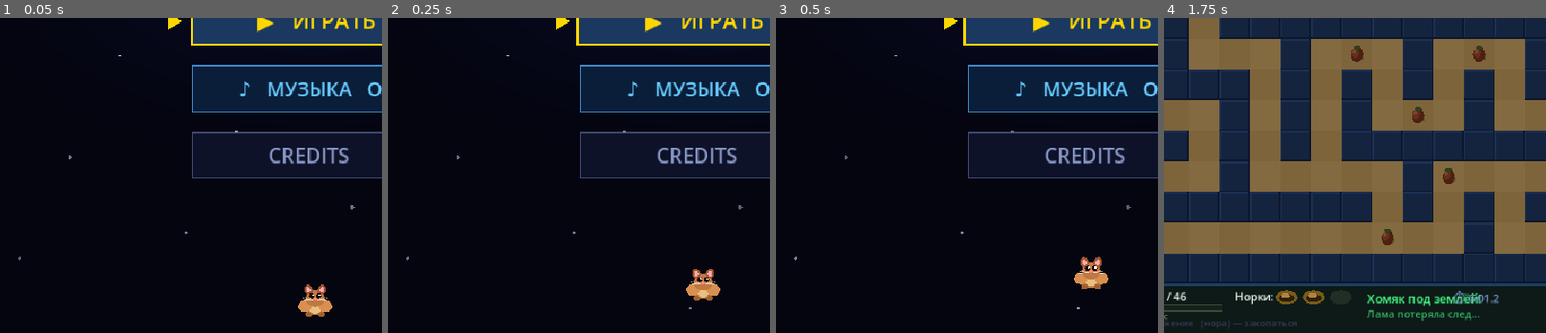
Above: before the commit, frames 1-4 (left to right).
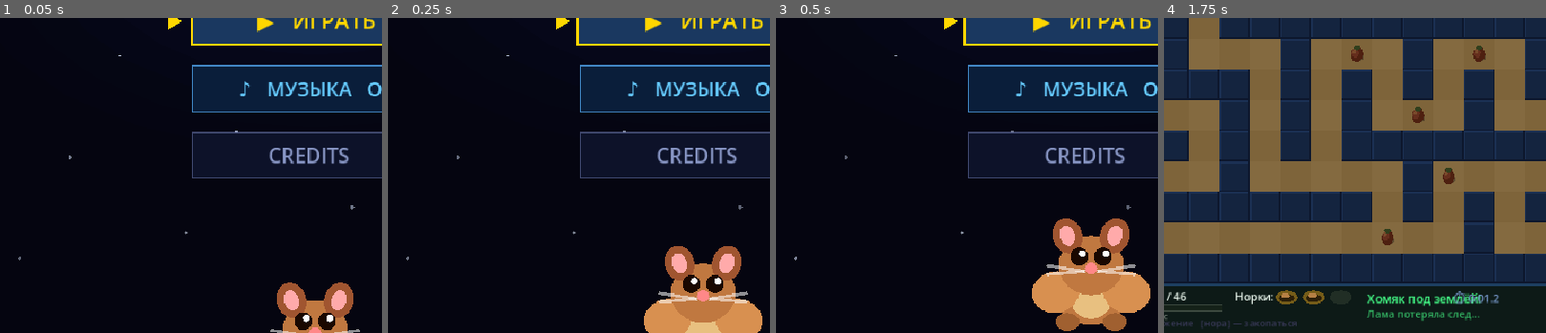
Above: after the commit, the same moments.

Repository: AndriiDiabolus/Diabolus-repository-Godot4-hamster-maze
Game: Godot game, scene res://scenes/Main.tscn
Same seed, same stepped clock (60 frames per second), same inputs: the game is played once before the commit and once after it.
Inputs (mouse positions are % of the whole screen's width and height, from its top left):
- Up to frame 1 (0.05 s): no input
- Up to frame 2 (0.25 s): no input
- Up to frame 3 (0.5 s): no input
- Up to frame 4 (1.75 s): tap Enter at 0.5, 0.6 s; move the mouse to (72, 45) at 0.52 s; hold D 0.53-1.25 s; click (72, 45) at 0.67 s; tap Space at 0.77 s; drag from (30, 55) to (45, 70) at 1.27 s
The pictures show only the part of the screen within x 9-59%, y 50-100%; the shares and areas given below are measured in that part.

The runs differ from the first frame. In frame 1, 2.3% of the frame differs, in the area x 70-95%, y 83-100%; in frame 2, 5.6%; in frame 3, 6.7%, in the area x 67-98%, y 63-100%; in frame 4, nothing differs.

Commit message:
fix: scale up menu animation characters (HSC=3.5, LSC=3.0, chase 3.0/1.7)

Diff:
--- a/scripts/main.gd
+++ b/scripts/main.gd
@@ -908,27 +908,27 @@
 		return
 	var t := _menu_anim_t
 	if t >= 95 and t < 140:
-		# Хомяк убегает вправо
+		# Хомяк убегает вправо (sc=3.5, cy=694, ноги на 694+42=736)
 		var hx: float = 450.0 + float(t - 95) * 9.5
-		_menu_dust.append({x=hx - 16.0, y=680.0, r=5.0 + randf() * 3.0, life=16, max_life=16})
+		_menu_dust.append({x=hx - 40.0, y=735.0, r=9.0 + randf() * 5.0, life=18, max_life=18})
 	elif t >= 242 and t < 286:
-		# Лама убегает влево
+		# Лама убегает влево (sc=3.0, cy=700, ноги на 700+48=748)
 		var lx: float = 450.0 - float(t - 242) * 10.5
-		_menu_dust.append({x=lx + 16.0, y=676.0, r=5.0 + randf() * 3.0, life=16, max_life=16})
+		_menu_dust.append({x=lx + 40.0, y=740.0, r=9.0 + randf() * 5.0, life=18, max_life=18})
 	elif t >= MENU_INTRO_DUR:
 		var lt: int = t - MENU_INTRO_DUR
-		# Большая дорожка: лево→право
-		var p1: int = 320
+		# Большая дорожка: лево→право (sc=3.0, cy=706, ноги на 706+36=742)
+		var p1: int = 340
 		var t1: int = lt % p1
 		if t1 > 0 and t1 < p1 - 5:
-			var hx1: float = -60.0 + float(t1) / float(p1) * float(C.W + 120)
-			_menu_dust.append({x=hx1 - 18.0, y=679.0, r=7.0 + randf() * 3.0, life=18, max_life=18})
-		# Малая дорожка: право→лево
-		var p2: int = 250
+			var hx1: float = -80.0 + float(t1) / float(p1) * float(C.W + 160)
+			_menu_dust.append({x=hx1 - 45.0, y=740.0, r=10.0 + randf() * 5.0, life=20, max_life=20})
+		# Малая дорожка: право→лево (sc=1.7, cy=672, ноги на 672+20=692)
+		var p2: int = 260
 		var t2: int = lt % p2
 		if t2 > 0 and t2 < p2 - 5:
-			var hx2: float = float(C.W) + 60.0 - float(t2) / float(p2) * float(C.W + 120.0)
-			_menu_dust.append({x=hx2 + 12.0, y=695.0, r=4.0 + randf() * 2.0, life=14, max_life=14})
+			var hx2: float = float(C.W) + 80.0 - float(t2) / float(p2) * float(C.W + 160.0)
+			_menu_dust.append({x=hx2 + 30.0, y=690.0, r=5.0 + randf() * 3.0, life=14, max_life=14})
 
 
 # ── Menu animation: main dispatcher ───────────────────────────────────
@@ -949,45 +949,47 @@
 # ── Menu animation: intro (однократная, ~285 кадров) ──────────────────
 func _draw_menu_intro_anim(t: int) -> void:
 	var cx: float = 450.0
-	var cy: float = 678.0
+	var cy: float = 694.0   # центр хомяка (ноги на ~736, уши на ~636)
 	var font := ThemeDB.fallback_font
+	const HSC: float = 3.5  # масштаб хомяка в интро
+	const LSC: float = 3.0  # масштаб ламы в интро
 
 	# ── Хомяк (t = 0..139) ──────────────────────────────────────────
 	if t < 140:
 		var hx: float = cx
 		var hy: float = cy
-		var sc: float = 1.0
+		var sc: float = HSC
 		var flip: float = 1.0  # 1 = лицом влево (default), -1 = лицом вправо
 
 		if t < 22:
 			# Появление: выезжает снизу
-			hy = cy + 35.0 * (1.0 - float(t) / 22.0)
+			hy = cy + 80.0 * (1.0 - float(t) / 22.0)
 		elif t < 45:
 			# Смотрит влево (по умолчанию)
-			hy = cy + sin(float(t) * 0.35) * 2.5
+			hy = cy + sin(float(t) * 0.35) * 8.0
 		elif t < 68:
 			# Смотрит вправо
 			flip = -1.0
-			hy = cy + sin(float(t) * 0.35) * 2.5
+			hy = cy + sin(float(t) * 0.35) * 8.0
 		elif t < 80:
 			# Заметил что-то — быстрый bob, смотрит вправо
 			flip = -1.0
-			hy = cy + sin(float(t) * 0.9) * 4.0
+			hy = cy + sin(float(t) * 0.9) * 12.0
 		elif t < 95:
 			# Прыжок от испуга
 			var jt: float = float(t - 80) / 15.0
-			hy = cy - sin(jt * PI) * 32.0
-			sc = 1.0 + sin(jt * PI) * 0.14
+			hy = cy - sin(jt * PI) * 110.0
+			sc = HSC * (1.0 + sin(jt * PI) * 0.14)
 			flip = -1.0
 		else:
 			# Убегает вправо
 			var rt: float = float(t - 95)
 			hx = cx + rt * 9.5
 			flip = -1.0
-			hy = cy + sin(rt * 0.75) * 5.0
-			sc = 0.95 + sin(rt * 0.75 + 0.5) * 0.08
-
-		if hx > -60.0 and hx < C.W + 60.0:
+			hy = cy + sin(rt * 0.75) * 18.0
+			sc = HSC * (0.95 + sin(rt * 0.75 + 0.5) * 0.08)
+
+		if hx > -120.0 and hx < C.W + 120.0:
 			draw_set_transform(Vector2(hx, hy), 0.0, Vector2(flip * sc, sc))
 			_draw_hamster(0, 0, false)
 			draw_set_transform(Vector2.ZERO, 0.0, Vector2.ONE)
@@ -995,15 +997,15 @@
 		# "!" при испуге
 		if t >= 80 and t < 95:
 			var excl_a: float = 1.0 - float(t - 80) / 15.0
-			draw_string(font, Vector2(hx + 18, hy - 42), "!",
-				HORIZONTAL_ALIGNMENT_LEFT, -1, 26, Color(1.0, 0.95, 0.2, excl_a))
+			draw_string(font, Vector2(hx + 65, hy - 150), "!",
+				HORIZONTAL_ALIGNMENT_LEFT, -1, 48, Color(1.0, 0.95, 0.2, excl_a))
 
 	# ── Лама (t = 162..284) ─────────────────────────────────────────
 	if t >= 162:
 		var lt: float = float(t - 162)
 		var lx: float = cx
-		var ly: float = cy - 6.0
-		var lsc: float = 1.0
+		var ly: float = cy + 6.0   # лама чуть ниже (выше хомяка)
+		var lsc: float = LSC
 		var lflip: float = 1.0  # лицом влево (идёт влево)
 		var is_red: bool = false
 
@@ -1012,17 +1014,17 @@
 			var frac: float = lt / 46.0
 			lx = C.W + 65.0 - frac * (C.W + 65.0 - cx)
 			lflip = 1.0
-			ly = cy - 6.0 + sin(lt * 0.5) * 3.5
+			ly = cy + 6.0 + sin(lt * 0.5) * 12.0
 		elif t < 224:
 			# Осматривается
 			var at: float = float(t - 208)
 			lflip = 1.0 if at < 8.0 else -1.0
-			ly = cy - 6.0 + sin(at * 0.45) * 2.5
+			ly = cy + 6.0 + sin(at * 0.45) * 8.0
 		elif t < 242:
 			# Прыжок + краснеет
 			var jt2: float = float(t - 224) / 18.0
-			ly = cy - 6.0 - sin(jt2 * PI) * 30.0
-			lsc = 1.0 + sin(jt2 * PI) * 0.13
+			ly = cy + 6.0 - sin(jt2 * PI) * 95.0
+			lsc = LSC * (1.0 + sin(jt2 * PI) * 0.13)
 			is_red = t >= 232
 			lflip = -1.0  # смотрит вправо (куда убежал хомяк)
 		else:
@@ -1030,10 +1032,10 @@
 			var rt2: float = float(t - 242)
 			lx = cx - rt2 * 10.5
 			lflip = 1.0
-			ly = cy - 6.0 + sin(rt2 * 0.7) * 4.5
+			ly = cy + 6.0 + sin(rt2 * 0.7) * 15.0
 			is_red = true
 
-		if lx > -80.0 and lx < C.W + 80.0:
+		if lx > -120.0 and lx < C.W + 120.0:
 			draw_set_transform(Vector2(lx, ly), 0.0, Vector2(lflip * lsc, lsc))
 			_draw_llama(0, 0, "patrol", is_red)
 			draw_set_transform(Vector2.ZERO, 0.0, Vector2.ONE)
@@ -1041,37 +1043,39 @@
 		# "!!" когда лама видит следы хомяка
 		if t >= 224 and t < 242:
 			var excl_a2: float = 1.0 - float(t - 224) / 18.0
-			draw_string(font, Vector2(lx + 20, ly - 58), "!!",
-				HORIZONTAL_ALIGNMENT_LEFT, -1, 24, Color(1.0, 0.3, 0.3, excl_a2))
+			draw_string(font, Vector2(lx + 70, ly - 175), "!!",
+				HORIZONTAL_ALIGNMENT_LEFT, -1, 44, Color(1.0, 0.3, 0.3, excl_a2))
 
 
 # ── Menu animation: looping chase ─────────────────────────────────────
 func _draw_menu_chase(lt: int) -> void:
-	# Малая дорожка (фон): право→лево, синяя лама
-	var p2: int = 250
+	# Малая дорожка (дальше, выше): право→лево, синяя лама, sc=1.7
+	var p2: int = 260
 	var t2: int = lt % p2
-	var hx2: float = float(C.W) + 60.0 - float(t2) / float(p2) * float(C.W + 120.0)
-	var cy2: float = 695.0
-	var sc2: float = 0.65
-
-	draw_set_transform(Vector2(hx2 + 52.0, cy2 - 4.0), 0.0, Vector2(sc2, sc2))
+	var hx2: float = float(C.W) + 80.0 - float(t2) / float(p2) * float(C.W + 160.0)
+	var cy2: float = 672.0
+	var sc2: float = 1.7
+	var bob2: float = sin(float(lt) * 0.18) * 6.0
+
+	draw_set_transform(Vector2(hx2 + 55.0, cy2 + bob2), 0.0, Vector2(sc2, sc2))
 	_draw_llama(0, 0, "chase", false)
 	draw_set_transform(Vector2.ZERO, 0.0, Vector2.ONE)
-	draw_set_transform(Vector2(hx2, cy2), 0.0, Vector2(sc2, sc2))
+	draw_set_transform(Vector2(hx2, cy2 + bob2), 0.0, Vector2(sc2, sc2))
 	_draw_hamster(0, 0, false)
 	draw_set_transform(Vector2.ZERO, 0.0, Vector2.ONE)
 
-	# Большая дорожка (передний план): лево→право, красная лама
-	var p1: int = 320
+	# Большая дорожка (ближе, ниже): лево→право, красная лама, sc=3.0
+	var p1: int = 340
 	var t1: int = lt % p1
-	var hx1: float = -60.0 + float(t1) / float(p1) * float(C.W + 120.0)
-	var cy1: float = 674.0
-	var sc1: float = 1.3
-
-	draw_set_transform(Vector2(hx1 - 82.0, cy1 - 5.0), 0.0, Vector2(-sc1, sc1))
+	var hx1: float = -80.0 + float(t1) / float(p1) * float(C.W + 160.0)
+	var cy1: float = 706.0
+	var sc1: float = 3.0
+	var bob1: float = sin(float(lt) * 0.22) * 14.0
+
+	draw_set_transform(Vector2(hx1 - 100.0, cy1 - 8.0 + bob1), 0.0, Vector2(-sc1, sc1))
 	_draw_llama(0, 0, "chase", true)
 	draw_set_transform(Vector2.ZERO, 0.0, Vector2.ONE)
-	draw_set_transform(Vector2(hx1, cy1), 0.0, Vector2(-sc1, sc1))
+	draw_set_transform(Vector2(hx1, cy1 + bob1), 0.0, Vector2(-sc1, sc1))
 	_draw_hamster(0, 0, false)
 	draw_set_transform(Vector2.ZERO, 0.0, Vector2.ONE)
 
